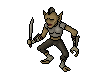
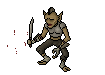
Layer changes from the first (105, 75) image to the second:
renamed "Fondo" to "Frame 1 copia 2", showed it, painted on it over box(7, 22, 80, 65)
moved "Capa 1" (2nd of 2, in "Frame 1") into group "Frame 1", painted on it over box(27, 22, 80, 65)
